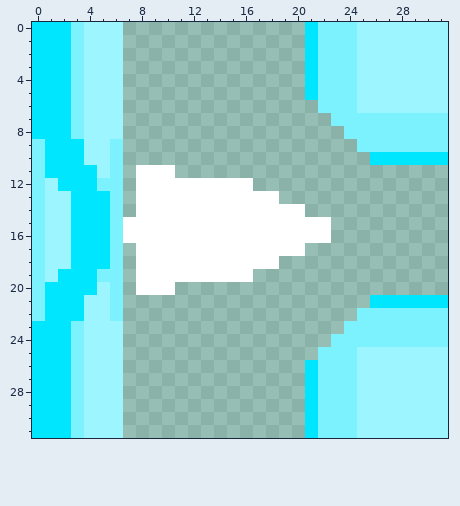
Pixel-art sprite -- sprites/blocks/distribution/mover/mover-top-4.png. Above, as it was before the edit.
The file is 32x32 pixels.
After the commit:
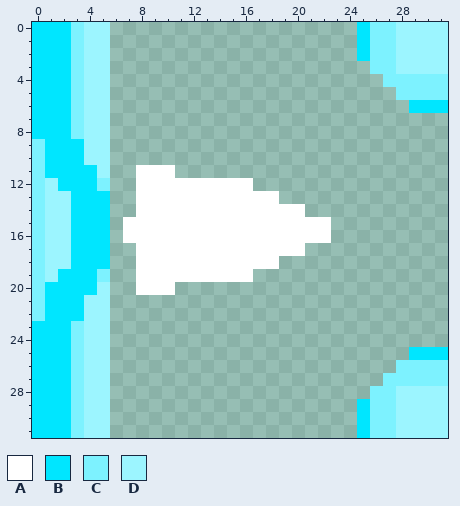
Palette (. is transparent): A #ffffff  B #00e6ff  C #7df2ff  D #9cf5ff
The edit:
Changed rows in their new state; - is an unchanged pixel.
first column x 6:
 0 .--------------....BCC----
 1 .--------------....BCC----
 2 .--------------....BCC----
 3 .--------------.....CC----
 4 .--------------......CCCCC
 5 .--------------.......CCCC
 6 .---------------.......BBB
 7 .----------------.........
 8 .-----------------........
 9 .------------------.......
10 .-------------------......
11 .-------------------------
12 .-------------------------
13 .-------------------------
14 .-------------------------
15 .-------------------------
16 .-------------------------
17 .-------------------------
18 .-------------------------
19 .-------------------------
20 .-------------------------
21 .-------------------......
22 .------------------.......
23 .-----------------........
24 .----------------.........
25 .---------------.......BBB
26 .--------------.......CCCC
27 .--------------......CCCCC
28 .--------------.....CC----
29 .--------------....BCC----
30 .--------------....BCC----
31 .--------------....BCC----
